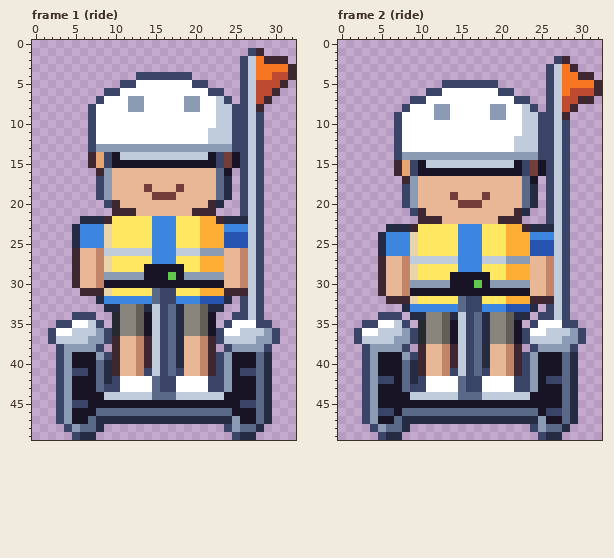
Two states of a pixel-art file, art/hood-people/segway-rider@69.aseprite. The picture above was drawn from the file before the commit.
33x50 pixels, 4 frames. Shown: frame 1 (ride), frame 2 (ride). The commit also changed other frames, which this record leaves out.
And afterwards:
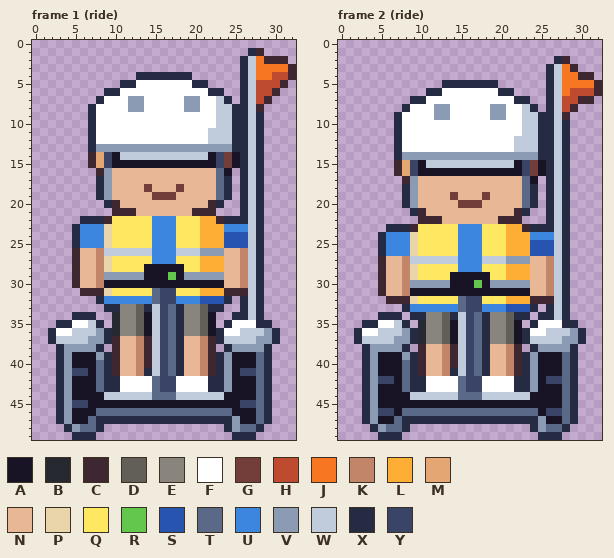
Palette (. is transparent): A #181425  B #26292f  C #3e2731  D #625e58  E #8a857c  F #ffffff  G #733e39  H #be4a2f  J #f77622  K #c28569  L #feae34  M #e4a672  N #e8b796  P #ead4aa  Q #fee761  R #63c74d  S #2654b0  T #5a6988  U #3d86e0  V #8b9bb4  W #c0cbdc  X #262b44  Y #3a4466
Change:
Changed rows in their new state; - is an unchanged pixel.
Frame 1 (ride):
first column x 2:
 1 -------------------------X---
 2 ------------------------X----
 3 ------------------------X----
 4 -----------XXXXXXX------X----
 5 ---------XX-------XX----X----
 6 -------XX-----------XX--X----
 7 ------X---------------X-X----
 8 -----X-----------------XX----
 9 -----X-----------------XX-X--
10 -----X-----------------XX-X--
11 -----X-----------------XX-X--
12 -----X-----------------XX-X--
13 -----X-----------------XX-X--
14 ------------------------X-X--
15 ------------------------X-X--
16 ------------------------X-X--
17 ------X-----------------X-X--
18 ------X-----------------X-X--
19 ------X-----------------X-X--
20 -------X----------------X-X--
21 ------------------------X-X--
22 --------------------------X--
23 --------------------------X--
24 --------------------------X--
25 --------------------------X--
26 --------------------------X--
27 --------------------------X--
28 --------------------------X--
29 --------------------------X--
30 --------------------------X--
31 --------------------------X--
32 ------------------------X-X--
33 ------------------------X-X--
34 ---XXX-----------------XX-X--
35 -XX---X---------------X---XX-
36 X------X-------------X------X
37 X------X-------------X------X
38 -X----X---------------X----X-
39 -X-----X-------------X-------
40 -X-------------------X-------
41 -X----------X---X----X-------
42 -X------X-----------XX-------
43 -X-----XX-----------XX-------
44 -X---------------------------
45 -X---------------------------
46 -X---------------------------
47 -X---------------------------
48 --X-------------------X------
49 ---X-------------------X-----
Frame 2 (ride):
first column x 2:
 2 -------------------------X---
 3 ------------------------X----
 4 ------------------------X----
 5 -----------XXXXXXX------X----
 6 ---------XX-------XX----X----
 7 -------XX-----------XX--X----
 8 ------X---------------X-X----
 9 -----X-----------------XX----
10 -----X-----------------XX-X--
11 -----X-----------------XX-X--
12 -----X-----------------XX-X--
13 -----X-----------------XX-X--
14 -----X-----------------XX-X--
15 ------------------------X-X--
16 ------------------------X-X--
17 ------------------------X-X--
18 ------X-----------------X-X--
19 ------X-----------------X-X--
20 ------X-----------------X-X--
21 -------X----------------X-X--
22 ------------------------X-X--
23 --------------------------X--
24 --------------------------X--
25 --------------------------X--
26 --------------------------X--
27 --------------------------X--
28 --------------------------X--
29 --------------------------X--
30 --------------------------X--
31 --------------------------X--
32 --------------------------X--
33 ------------------------X-X--
34 ---XXX-----------------XX-X--
35 -XX---X---------------X---XX-
36 X------X-------------X------X
37 X------X-------------X------X
38 -X----X---------------X----X-
39 -X-----X-------------X-------
40 -X-------------------X-------
41 -X----------X---X----X-------
42 -X------X-----------XX-------
43 -X-----XX-----------XX-------
44 -X---------------------------
45 -X---------------------------
46 -X---------------------------
47 -X---------------------------
48 --X-------------------X------
49 ---X-------------------X-----
Changed places in both pictures, as pixel boxes (x1, y1, x2, y2):
changed: (48, 48, 280, 440)
changed: (354, 56, 586, 440)
